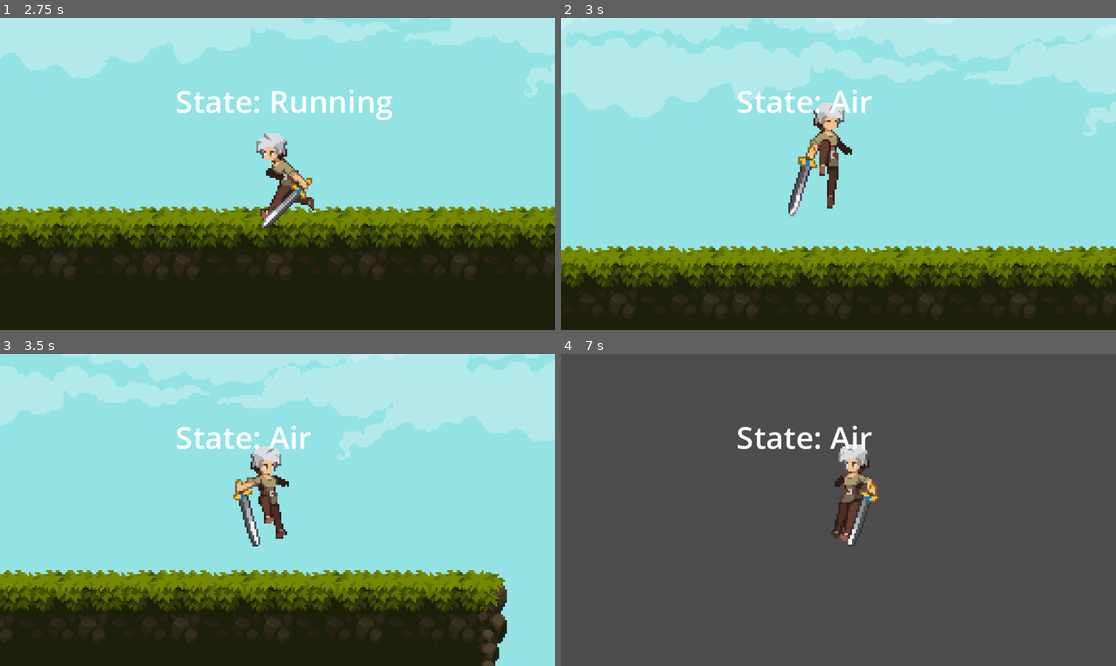
Above: before the commit, frames 1-4 (two rows, left to right).
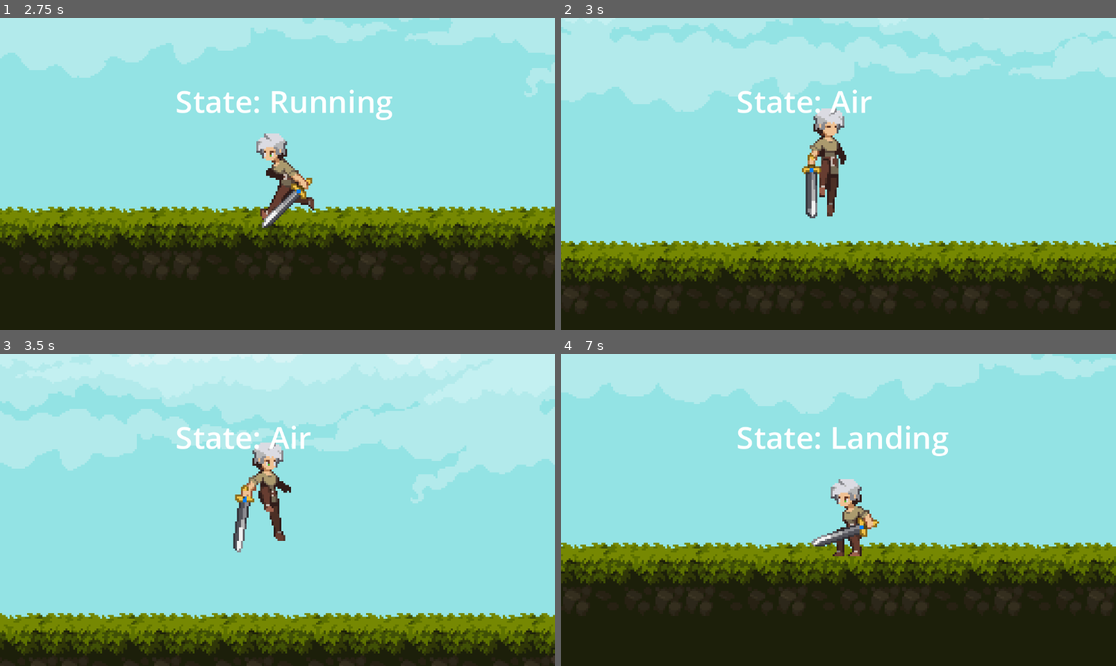
Above: after the commit, the same moments.

Repository: Micadurp/darkest-saturn
Game: Godot game, scene res://Levels/test_level.tscn
Two runs of this game, one before a commit and one after it. Both use one fixed random seed, a clock stepped at 60 frames per second and the inputs below.
Inputs:
- Up to frame 1 (2.75 s): hold Space (jump) 0.53-1.28 s; hold D (right) 0.53-2.03 s; tap Space (jump) at 1.35, 1.52, 1.82 s; hold A (left) from 2.03 s (still down); hold Space (jump) from 2.03 s (still down)
- Up to frame 2 (3 s): release A (left) at 2.78 s; release Space (jump) at 2.78 s; hold D (right) from 2.78 s (still down); tap Space (jump) at 2.85 s
- Up to frame 3 (3.5 s): keep holding D (right); tap Space (jump) at 3.02, 3.32 s
- Up to frame 4 (7 s): hold Space (jump) 3.53-4.28 s; release D (right) at 4.28 s; hold A (left) 4.28-5.03 s; tap Space (jump) at 4.35, 4.52, 4.82, 5.85, 6.02, 6.32 s; hold D (right) 5.03-5.78 s; hold Space (jump) 5.03-5.78 s; hold A (left) from 5.78 s (still down); hold Space (jump) from 6.53 s (still down)

Frame 1 is identical in both runs. In frame 2, 18% of the frame differs, in the area x 0-100%, y 0-92%; in frame 3, 39%; in frame 4, 100%, in the area x 0-100%, y 0-100%.

Commit message:
Use the incoming event instead of Input

Diff:
--- a/Character/BrakingState.gd
+++ b/Character/BrakingState.gd
@@ -29,7 +29,7 @@
 				character.local_velocity.x = move_toward(character.local_velocity.x, 0, character.friction*2)
 
 func state_input(event : InputEvent):
-	if Input.is_action_pressed("jump"):
+	if event.is_action_pressed("jump"):
 		jump()
 
 func jump():
--- a/Character/GroundState.gd
+++ b/Character/GroundState.gd
@@ -18,7 +18,7 @@
 			playback.travel("running")
 
 func state_input(event : InputEvent):
-	if Input.is_action_pressed("jump"):
+	if event.is_action_pressed("jump"):
 		jump()
 
 
--- a/Character/RunningState.gd
+++ b/Character/RunningState.gd
@@ -29,7 +29,7 @@
 				playback.travel("idle")
 
 func state_input(event : InputEvent):
-	if Input.is_action_pressed("jump"):
+	if event.is_action_pressed("jump"):
 		jump()
 
 func jump():
